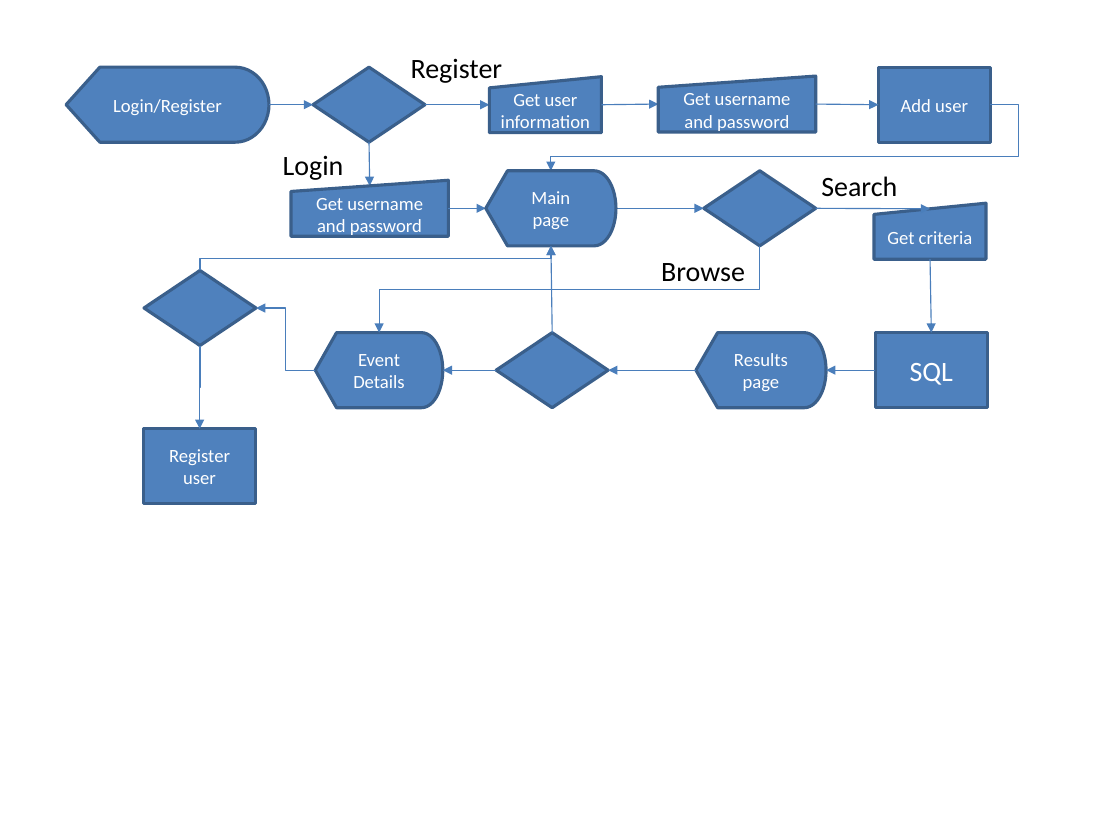
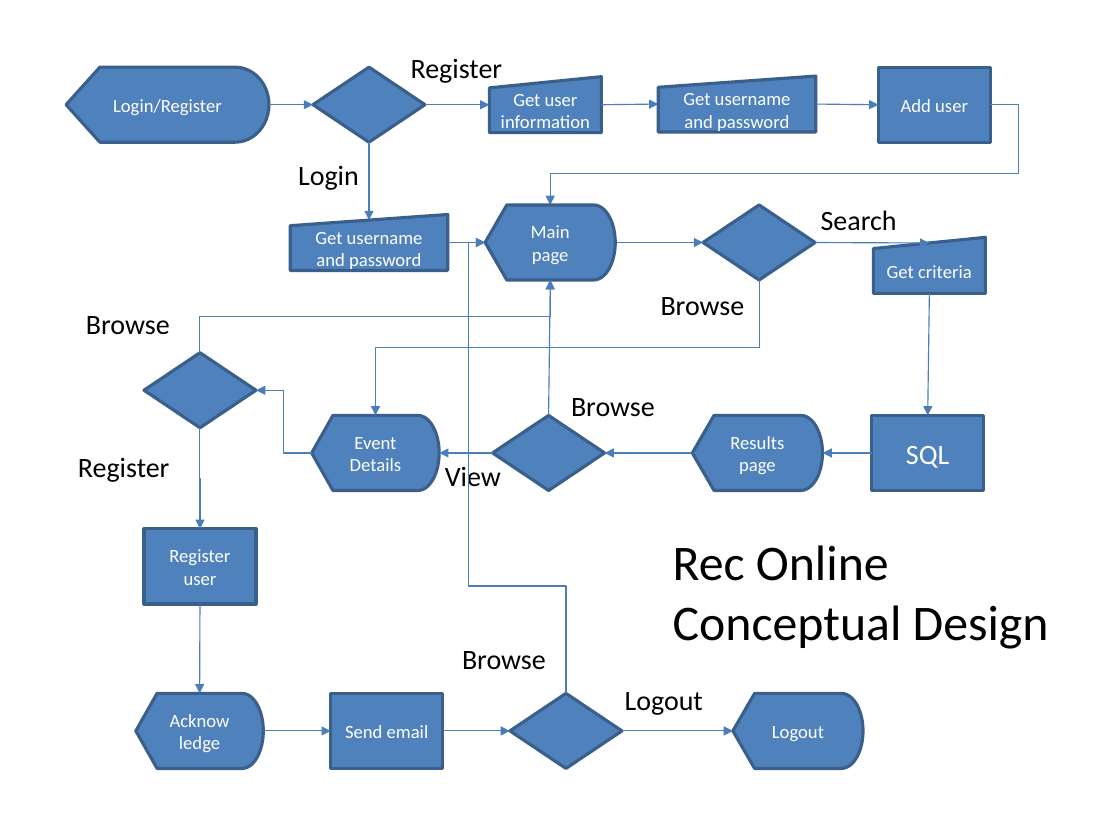
Before and after one commit to aircrsq/CSCI310, a slide deck: slide 1 of Conceptual.pptx. Drawn at 1120x840 pixels with LibreOffice and Linux fonts; fonts in the diff are those of the drawing. Boxes give left, top, right and bottom in pixels: in the first picture for what was removed or moved away, otherwise in the second. Text is boxed around its words. In the diff, an @@ line names an element or a change of style, - is before the commit and + after.

```diff
--- a/Conceptual.pptx
+++ b/Conceptual.pptx
@@ elbow arrow moved from (990, 105) - (551, 171) to (990, 105) - (550, 205) @@
@@ arrow moved from (370, 186) - (370, 142) to (370, 221) - (370, 142) @@
@@ text "Login": place and size @@
-text "Login" at bbox=[283, 155, 344, 180]
+text "Login" at bbox=[298, 165, 359, 190]
@@ 3 arrows, 2 flow chart manual inputs, 2 texts, 1 flow chart display, 1 diamond: place and size @@
-3 arrows, 2 flow chart manual inputs, 2 texts, 1 flow chart display, 1 diamond at bbox=[291, 171, 986, 282]
+3 arrows, 2 flow chart manual inputs, 2 texts, 1 flow chart display, 1 diamond at bbox=[290, 205, 986, 316]
@@ elbow arrow added from (566, 693) to (485, 243), #4B7EBC 0.75 pt @@
@@ elbow arrow moved from (200, 271) - (551, 246) to (200, 353) - (550, 280) @@
@@ elbow arrow moved from (759, 246) - (379, 333) to (759, 280) - (375, 416) @@
@@ arrow moved from (552, 333) - (551, 246) to (549, 416) - (550, 280) @@
@@ arrow moved from (930, 259) - (932, 333) to (930, 293) - (927, 416) @@
@@ text added at bbox=[86, 316, 170, 335], 18 pt, text #000000 @@
+Browse
@@ diamond: place and size @@
-diamond at bbox=[144, 271, 256, 346]
+diamond at bbox=[144, 353, 256, 428]
@@ elbow arrow moved from (316, 371) - (256, 308) to (311, 452) - (256, 390) @@
@@ 2 flow chart displays, 1 rectangle, 1 diamond: place and size @@
-2 flow chart displays, 1 rectangle, 1 diamond at bbox=[316, 333, 988, 408]
+2 flow chart displays, 1 rectangle, 1 diamond at bbox=[311, 416, 983, 491]
@@ text added at bbox=[571, 398, 655, 417], 18 pt, text #000000 @@
+Browse
@@ elbow arrow moved from (200, 346) - (199, 429) to (200, 428) - (200, 529) @@
@@ text added at bbox=[78, 457, 170, 482], 18 pt, text #000000 @@
+Register
@@ text added at bbox=[445, 463, 501, 493], 18 pt, text #000000 @@
+View
@@ 3 arrows: place and size @@
-3 arrows at bbox=[442, 371, 876, 371]
+3 arrows at bbox=[439, 452, 871, 452]
@@ rectangle "Register user": place and size @@
-rectangle "Register user" at bbox=[143, 429, 255, 504]
+rectangle "Register user" at bbox=[144, 529, 256, 604]
@@ text added at bbox=[673, 545, 1049, 649], 32 pt, text #000000 @@
+Rec Online
+Conceptual Design
@@ arrow added from (200, 604) to (199, 693), #4B7EBC 0.75 pt @@
@@ text added at bbox=[462, 651, 546, 670], 18 pt, text #000000 @@
+Browse
@@ flow chart display added at bbox=[136, 693, 263, 768], fill #4F81BD, outline #3A5F8C 2 pt, 12 pt, text #FFFFFF @@
+Acknowledge
@@ rectangle added at bbox=[330, 693, 442, 768], fill #4F81BD, outline #3A5F8C 2 pt, 12 pt, text #FFFFFF @@
+Send email
@@ diamond added at bbox=[510, 693, 622, 768], fill #4F81BD, outline #3A5F8C 2 pt @@
@@ text added at bbox=[625, 692, 703, 715], 18 pt, text #000000 @@
+Logout
@@ flow chart display added at bbox=[732, 693, 862, 768], fill #4F81BD, outline #3A5F8C 2 pt, 12 pt, text #FFFFFF @@
+Logout
@@ arrow added from (263, 731) to (330, 731), #4B7EBC 0.75 pt @@
@@ arrow added from (442, 731) to (510, 731), #4B7EBC 0.75 pt @@
@@ arrow added from (622, 731) to (732, 731), #4B7EBC 0.75 pt @@
```
Also in this commit, not shown: 6 other files.
